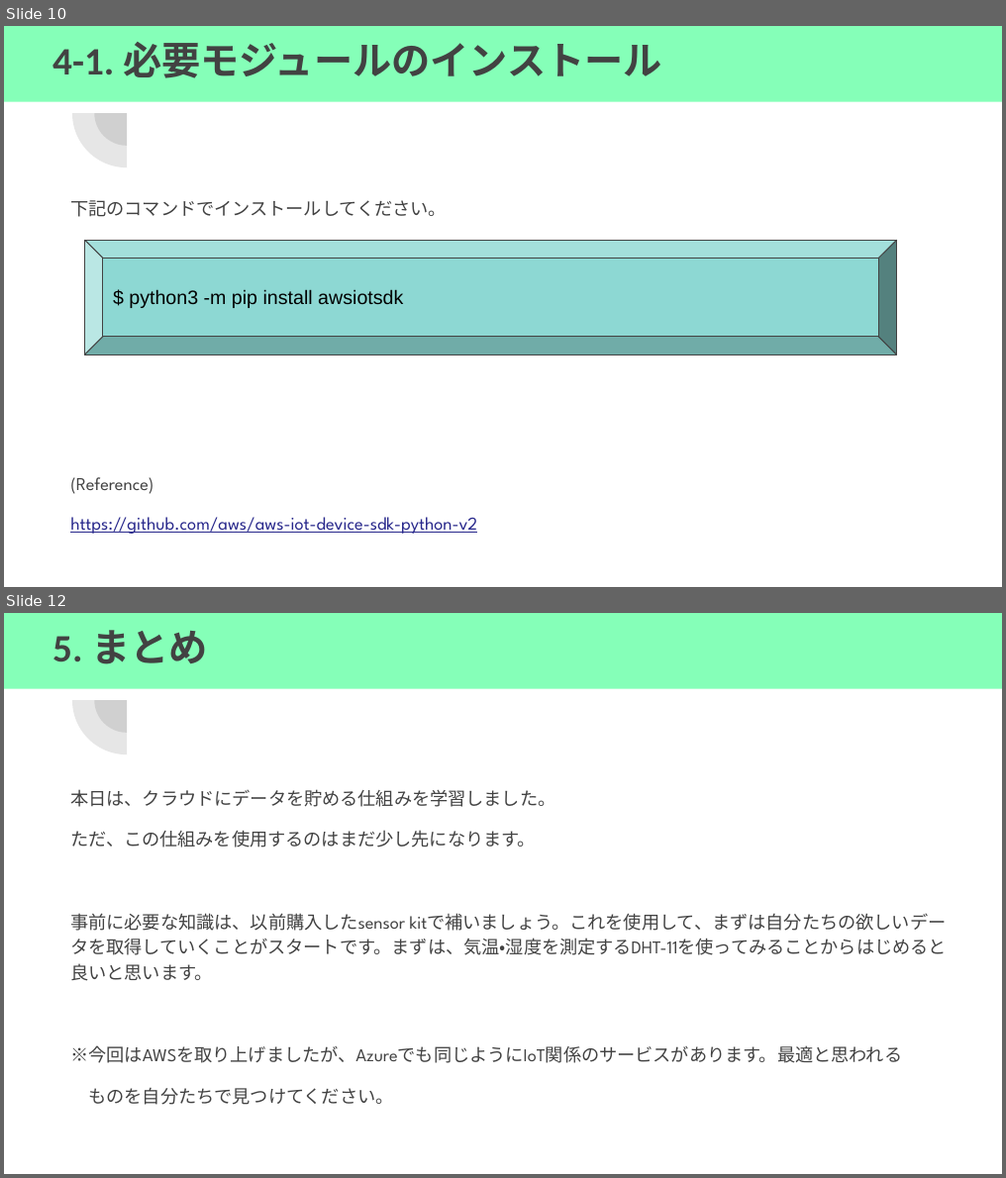
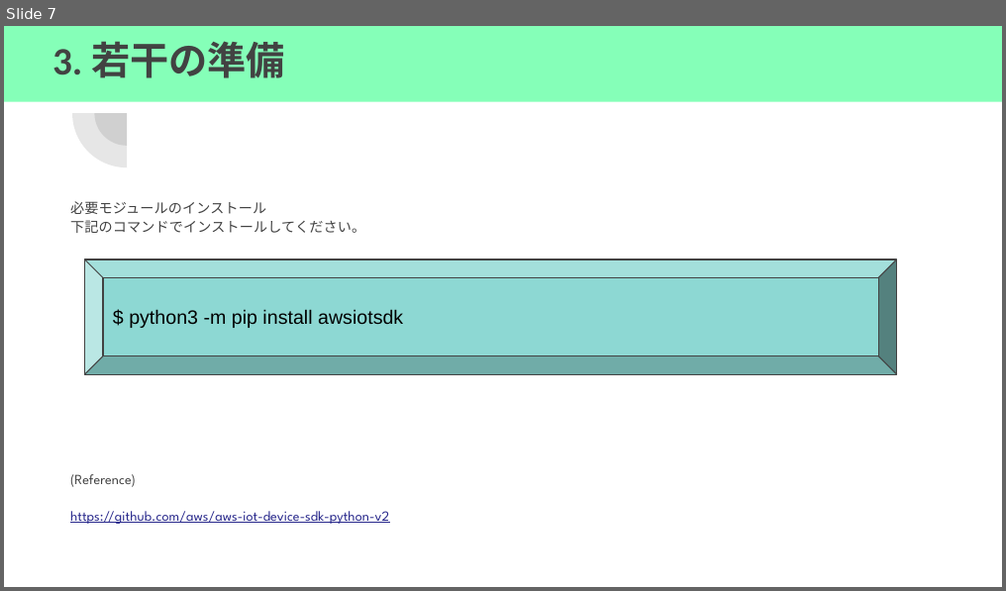
Before and after one commit to f-mio/ICTClub_uexc, a slide deck: 20211019_AWS_iotcore/20211019_ICT同好会_AWS_IoTCore.pptx. Shown one above the other, each under a label of ours: slides 10 and 12 before the commit, slide 7 after it; the slides between them are not shown. The pictures are 1006x1178 and 1006x591 pixels, drawn with LibreOffice and Linux fonts; fonts in the diff are those of the drawing. Boxes give left, top, right and bottom in pixels: in the first picture for what was removed or moved away, otherwise in the second. Text is boxed around its words. In the diff, an @@ line names an element or a change of style, - is before the commit and + after.

```diff
--- a/20211019_AWS_iotcore/20211019_ICT同好会_AWS_IoTCore.pptx
+++ b/20211019_AWS_iotcore/20211019_ICT同好会_AWS_IoTCore.pptx
@@ slide 12 removed at [4,613,1002,1174], background #FFFFFF; not listed: 2 template elements that a slide beside it also shows @@
@@ title removed at [4,613,1002,689] @@
-5. まとめ
@@ text removed at [70,789,946,1105] @@
-本日は、クラウドにデータを貯める仕組みを学習しました。
-ただ、この仕組みを使用するのはまだ少し先になります。
-事前に必要な知識は、以前購入したsensor kitで補いましょう。これを使用して、まずは自分たちの欲しいデータを取得していくことがスタートです。まずは、気温・湿度を測定するDHT-11を使ってみることからはじめると良いと思います。
-※今回はAWSを取り上げましたが、Azureでも同じようにIoT関係のサービスがあります。最適と思われる
-ものを自分たちで見つけてください。
@@ what was slide 10 is now slide 7 @@
@@ slide 7 changed as well @@
@@ rectangle "3. 若干の準備" at [4,26,1002,102]: title to rectangle @@
@@ text in rectangle at [53,41,285,78]: text changed @@
-4-1. 必要モジュールのインストール
+3. 若干の準備
@@ text at [70,201,266,214]: paragraph added @@
+必要モジュールのインストール
@@ text at [70,220,389,524]: size 13 to 10.1 pt in "下記のコマンドでインストールしてください。", "(Reference)", "https://github.com/aws/aws-iot-device-sdk-python-v2"; line spacing 1.05 to 1.15 @@
@@ bevel "$ python3 -m pip install ...": place and size @@
-bevel "$ python3 -m pip install ..." at [85,240,897,355]
+bevel "$ python3 -m pip install ..." at [85,260,897,374]
```
Also in this commit, not shown: 7 other slides changed, 4 other slides removed, 2 other files.
